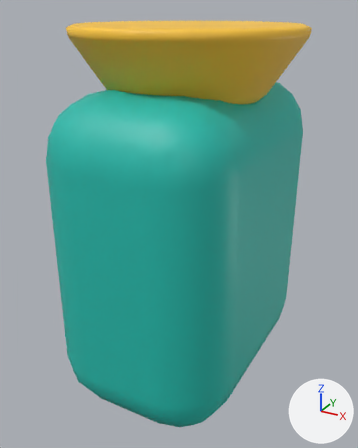
Before and after pictures for a commit that changed the FBX model EvolutionShop/Assets/EvolutionShop/Resources/Art/GrowthKit/IncubatorOutlet.fbx.
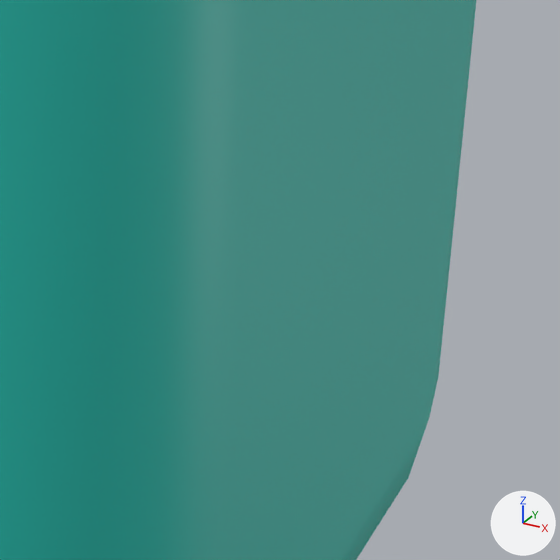
Each version is shown whole from a 50 mm camera at (0.198, -0.375, 1.018) aimed at (-0.005, -0.007, 0.834), then close up on the part from 51% to 88% of the width and 46% to 75% of the height. Lighting does not change. The marker at lower right points along +X, +Y and +Z. The older version's two pictures come first. Where no turn or scale is listed for an object, it has been applied to the vertices.

Names of what the first close-up shows: 'IncubatorOutlet mesh'.
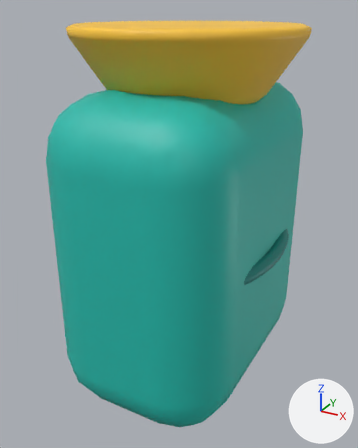
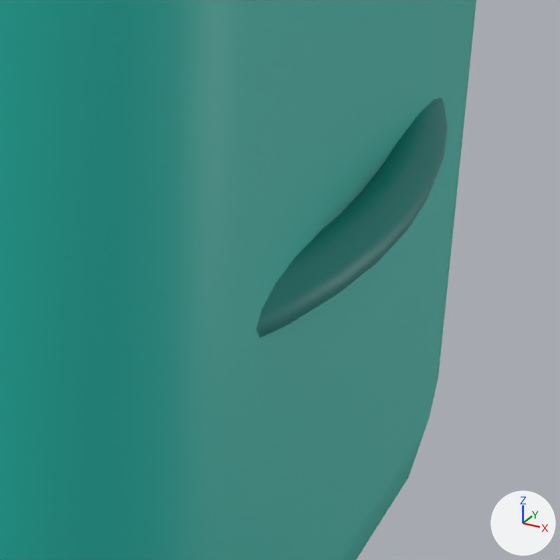
Patch to the scene script:
```diff
--- a/EvolutionShop/Assets/EvolutionShop/Resources/Art/GrowthKit/IncubatorOutlet.fbx.py
+++ b/EvolutionShop/Assets/EvolutionShop/Resources/Art/GrowthKit/IncubatorOutlet.fbx.py
@@ me_cube_819 @@
 # used by ob_incubatoroutlet_mesh; location = (0.0, 0.0, 0.0)
-me_cube_819.from_pydata(...)  # 600 vertices, 538 faces; spans x -0.095..0.095, y -0.12..0.12, z 0.68..1.005
+me_cube_819.from_pydata(...)  # 1176 vertices, 1114 faces; spans x -0.095..0.095, y -0.12..0.12, z 0.68..1.005
+# me_cube_819 part 1: a new loose piece of 576 vertices spanning x -0.091..0.091, y -0.119..0.119, z 0.814..0.826, in mat_gk_tealdark (cyan #15867f)
 me_cube_819.materials.append(mat_gk_teal)
```

Pixel boxes [x1, y1, x2, y2] of what changed, in the close-ups (560 x 560 px):
part 1 of me_cube_819, added (cyan)
    after: [256, 98, 448, 338]
